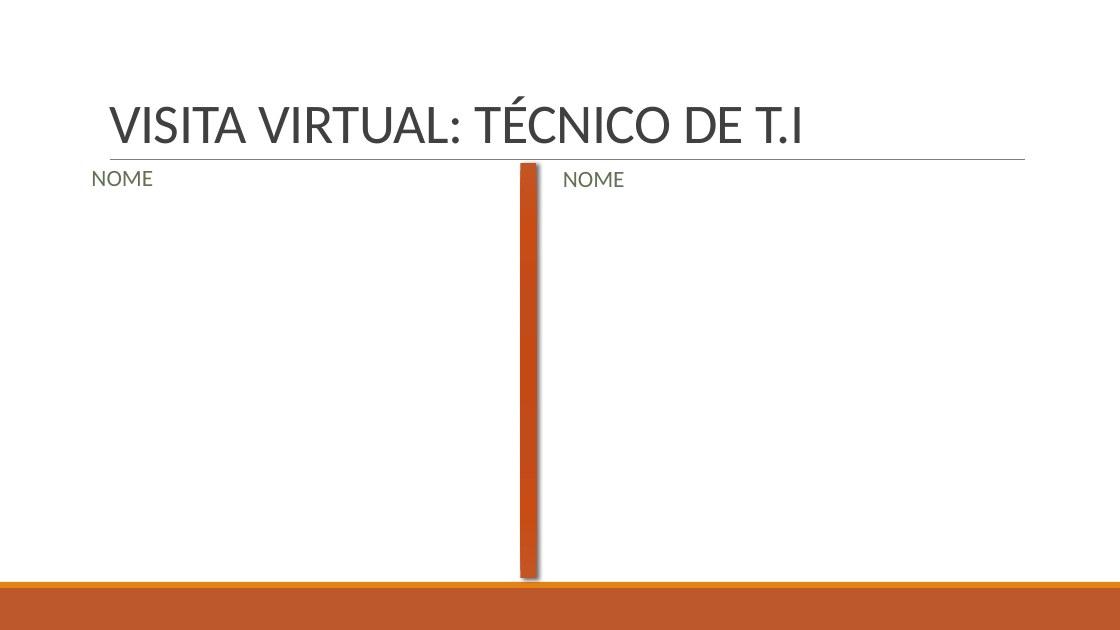
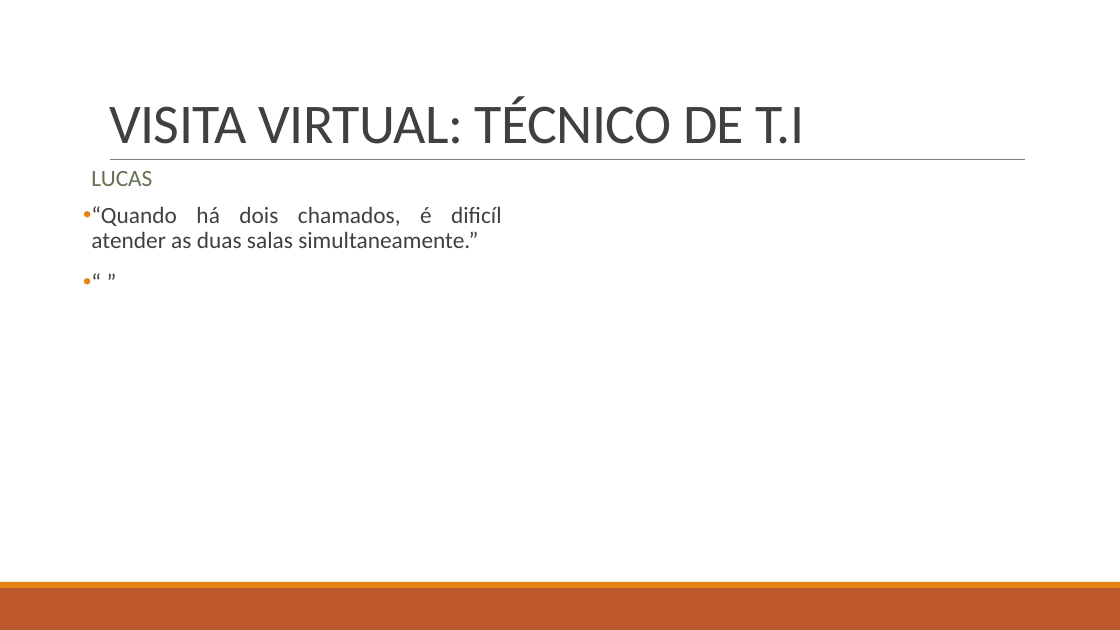
Before and after one commit to BandTec/grupo-05-adsa-20201, a slide deck: slide 8 of Apresentação Sprint 1.pptx. Drawn at 1120x630 pixels with LibreOffice and Linux fonts; fonts in the diff are those of the drawing. Boxes give left, top, right and bottom in pixels: in the first picture for what was removed or moved away, otherwise in the second. Text is boxed around its words. In the diff, an @@ line names an element or a change of style, - is before the commit and + after.

```diff
--- a/Apresentação Sprint 1.pptx
+++ b/Apresentação Sprint 1.pptx
@@ text at [91, 171, 152, 186]: text changed @@
-NOME
+LUCAS
@@ rectangle removed at [521, 163, 537, 578] @@
@@ text removed at [563, 172, 625, 187] @@
-NOME
@@ text added at [91, 206, 502, 248], 20 pt, text #404040 @@
+• “Quando há dois chamados, é dificíl atender as duas salas simultaneamente.”
+• “ ”
```
Also in this commit, not shown: 11 other slides changed, 1 slide added.
